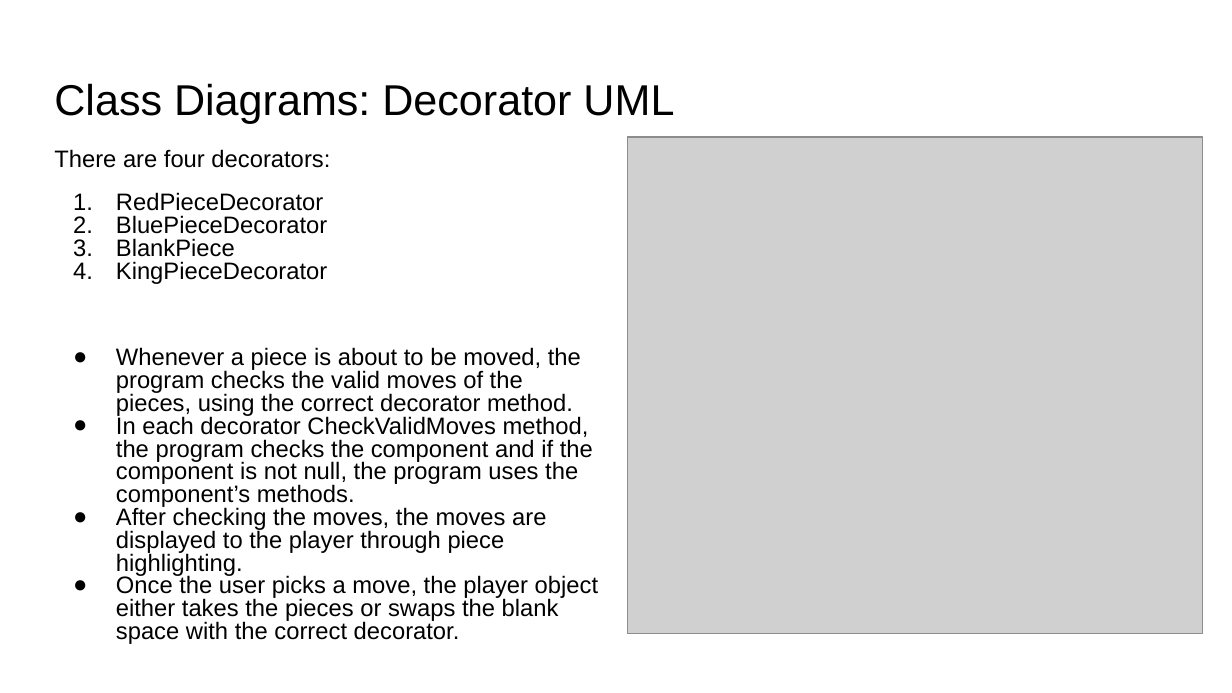
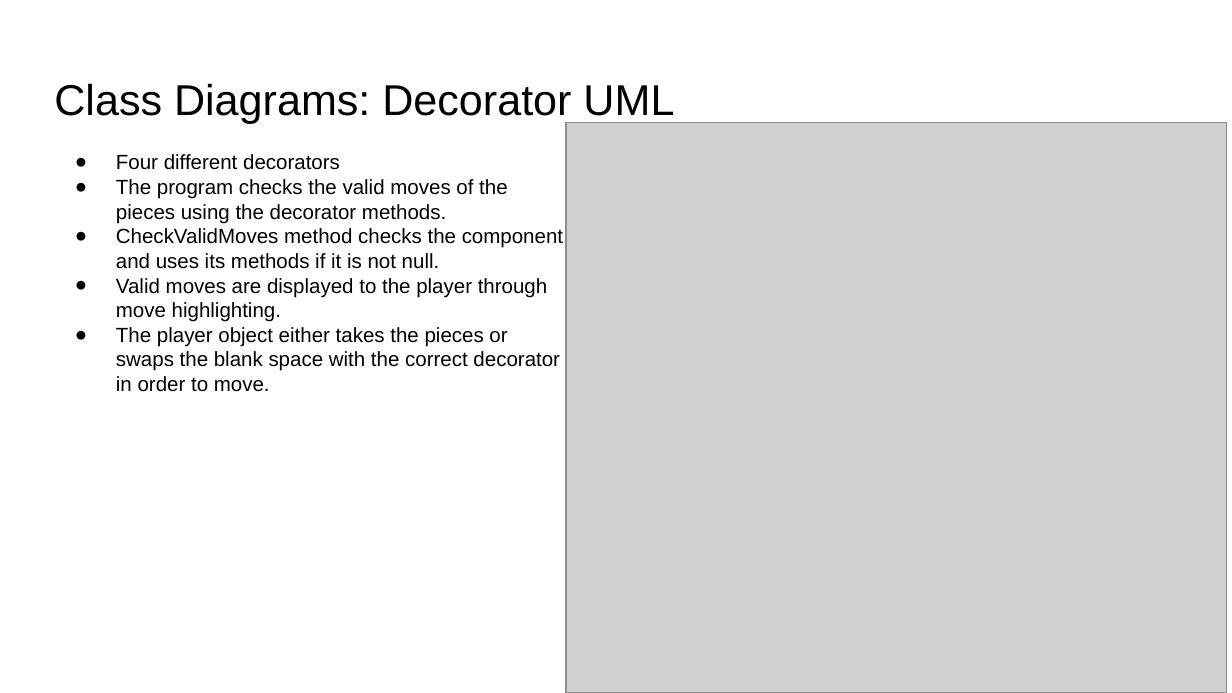
Before and after one commit to Daniel-Cunningham02/CSCI-352-Checkers-Project, a slide deck: slide 6 of Checkers Project Presentation.pptx. Drawn at 1232x693 pixels with LibreOffice and Linux fonts; fonts in the diff are those of the drawing; grey boxes stand for pictures. Boxes give left, top, right and bottom in pixels: in the first picture for what was removed or moved away, otherwise in the second. Text is boxed around its words. In the diff, an @@ line names an element or a change of style, - is before the commit and + after.

Commit message:
made some changes

```diff
--- a/Checkers Project Presentation.pptx
+++ b/Checkers Project Presentation.pptx
@@ picture: place and size @@
-picture at [628,137,1204,633]
+picture at [565,122,1226,692]
@@ text at [116,154,563,392]: text changed; size 13.9 to 12 pt @@
-There are four decorators:
-1. RedPieceDecorator
-2. BluePieceDecorator
-3. BlankPiece
-4. KingPieceDecorator
-● Whenever a piece is about to be moved, the program checks the valid moves of the pieces, using the correct decorator method.
-● In each decorator CheckValidMoves method, the program checks the component and if the component is not null, the program uses the component’s methods.
-● After checking the moves, the moves are displayed to the player through piece highlighting.
-● Once the user picks a move, the player object either takes the pieces or swaps the blank space with the correct decorator.
+● Four different decorators
+● The program checks the valid moves of the pieces using the decorator methods.
+● CheckValidMoves method checks the component and uses its methods if it is not null.
+● Valid moves are displayed to the player through move highlighting.
+● The player object either takes the pieces or swaps the blank space with the correct decorator in order to move.
```
Also in this commit, not shown: 7 other slides changed.
